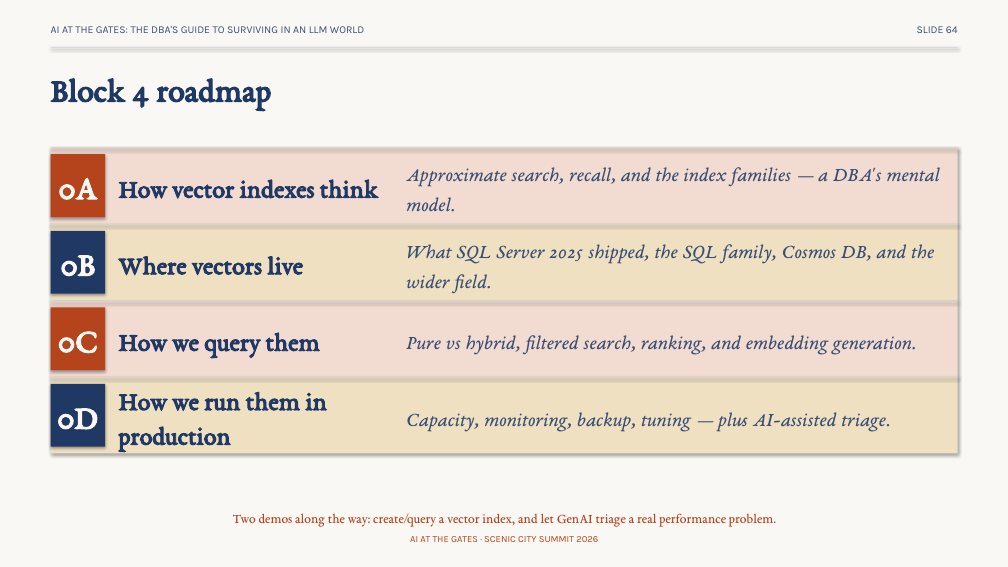
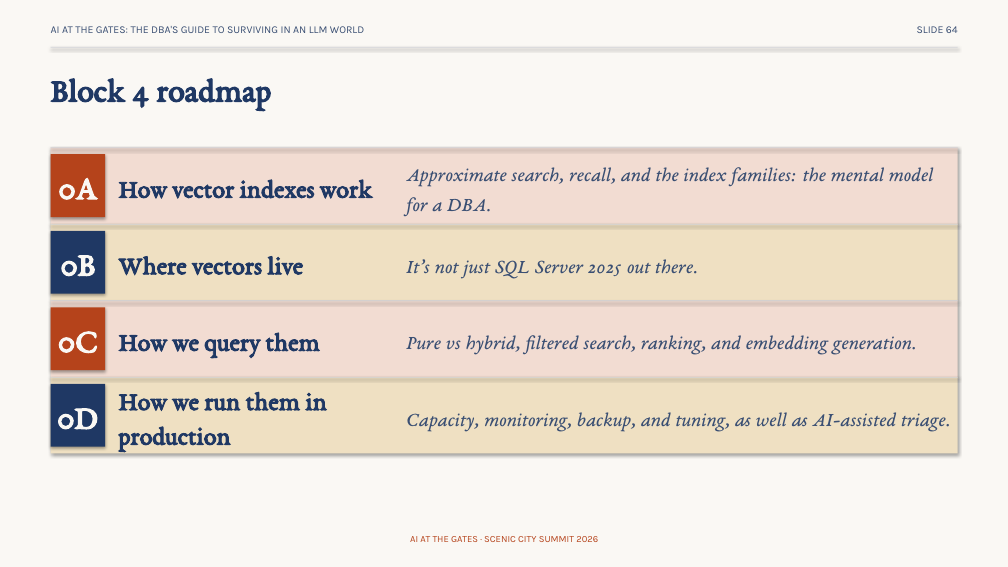
Before and after one commit to feaselkl/AI-at-the-Gates, a slide deck: slide 64 of slides/scenic-city-aigates-precon.pptx. Drawn at 1008x567 pixels with LibreOffice and Linux fonts; fonts in the diff are those of the drawing. Boxes give left, top, right and bottom in pixels: in the first picture for what was removed or moved away, otherwise in the second. Text is boxed around its words. In the diff, an @@ line names an element or a change of style, - is before the commit and + after.

```diff
--- a/slides/scenic-city-aigates-precon.pptx
+++ b/slides/scenic-city-aigates-precon.pptx
@@ text at [119, 179, 372, 199]: text changed @@
-How vector indexes think
+How vector indexes work
@@ text at [406, 167, 934, 216]: text changed @@
-Approximate search, recall, and the index families — a DBA's mental model.
+Approximate search, recall, and the index families: the mental model for a DBA.
@@ text at [406, 259, 698, 278]: text changed @@
-What SQL Server 2025 shipped, the SQL family, Cosmos DB, and the wider field.
+It’s not just SQL Server 2025 out there.
@@ text at [406, 412, 950, 431]: text changed @@
-Capacity, monitoring, backup, tuning — plus AI-assisted triage.
+Capacity, monitoring, backup, and tuning, as well as AI-assisted triage.
@@ text removed at [233, 513, 776, 527] @@
-Two demos along the way: create/query a vector index, and let GenAI triage a real performance problem.
```
Also in this commit, not shown: 71 other slides changed, 2 slides added, 2 slides removed.
